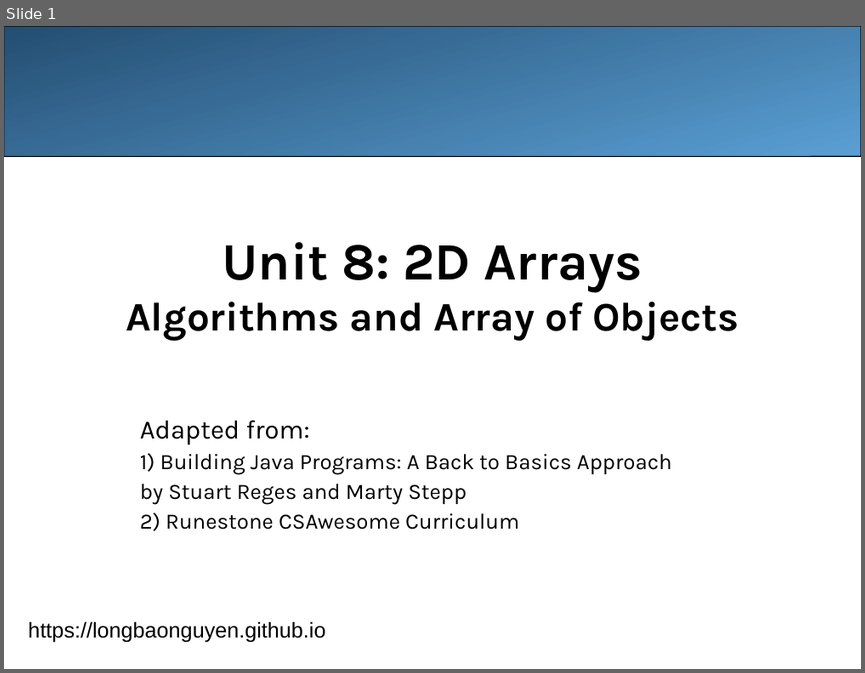
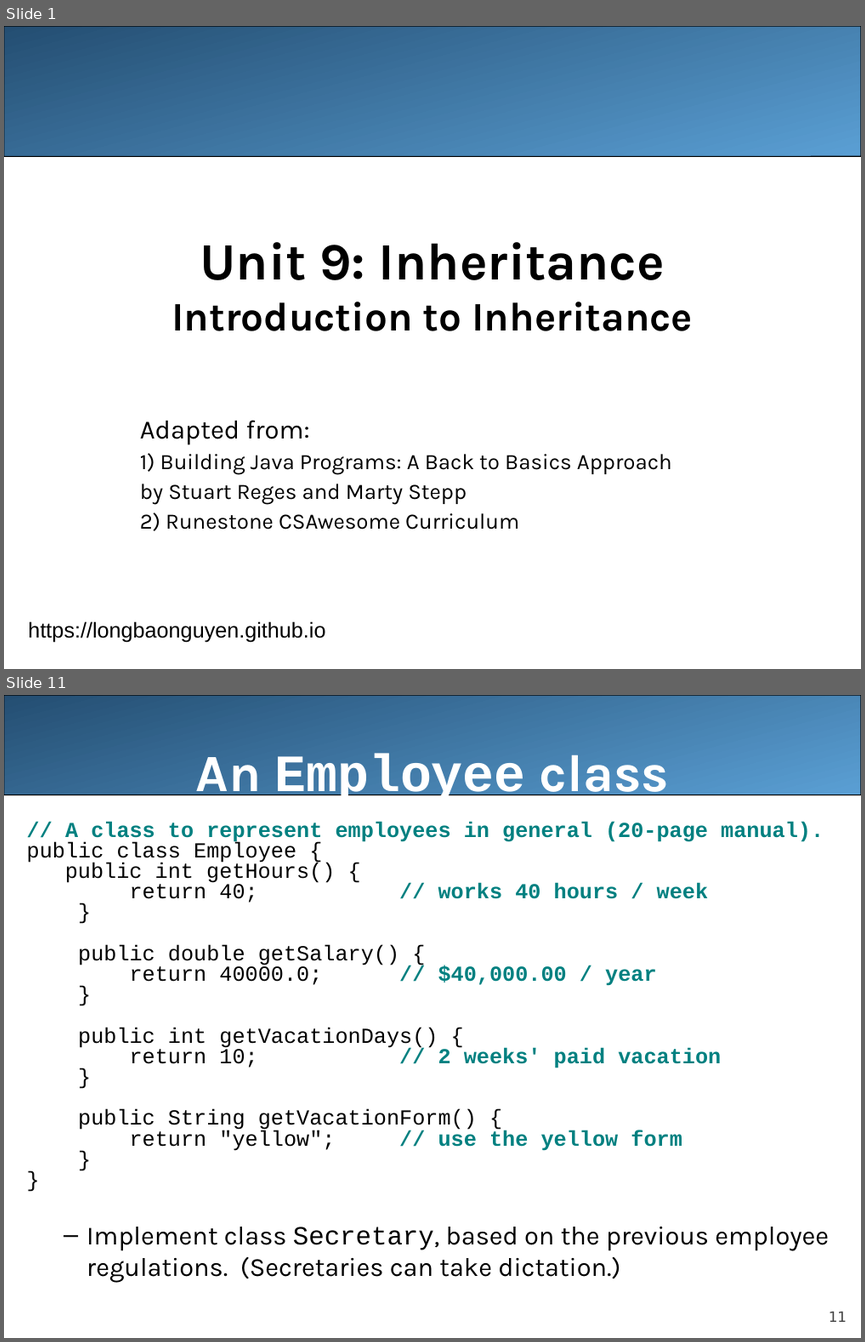
Before and after one commit to LongBaoNguyen/longbaonguyen.github.io, a slide deck: courses/apcsa/lecture21.ppt. Shown one above the other, each under a label of ours: slide 1 before the commit, slides 1 and 11 after it; the slides between them are not shown. The pictures are 865x673 and 865x1342 pixels, drawn with LibreOffice and Linux fonts; fonts in the diff are those of the drawing. Boxes give left, top, right and bottom in pixels: in the first picture for what was removed or moved away, otherwise in the second. Text is boxed around its words. In the diff, an @@ line names an element or a change of style, - is before the commit and + after.

```diff
--- a/courses/apcsa/lecture21.ppt
+++ b/courses/apcsa/lecture21.ppt
@@ slide 11 added at (x1=4, y1=695, x2=861, y2=1338), background #FFFFFF @@
@@ rounded rectangle added at (x1=4, y1=695, x2=861, y2=795), fill gradient #244E72 to #5A9FD4, outline #000000 0.74 pt @@
@@ title added at (x1=196, y1=754, x2=669, y2=805), 44 pt, text #FFFFFF, bold @@
+An Employee class
@@ text added at (x1=27, y1=821, x2=828, y2=1281), 18 pt, text #000000 @@
+// A class to represent employees in general (20-page manual).
+public class Employee {
+public int getHours() {
+return 40; // works 40 hours / week
+}
+public double getSalary() {
+return 40000.0; // $40,000.00 / year
+}
+public int getVacationDays() {
+return 10; // 2 weeks' paid vacation
+}
+public String getVacationForm() {
+return "yellow"; // use the yellow form
+}
+}
+  – Implement class Secretary, based on the previous employee regulations. (Secretaries can take dictation.)
@@ page number added at (x1=828, y1=1310, x2=846, y2=1321), 12 pt, text #424242 @@
+11
@@ slide 1 changed as well @@
@@ title at (x1=172, y1=242, x2=693, y2=331): text changed @@
-Unit 8: 2D Arrays
-Algorithms and Array of Objects
+Unit 9: Inheritance
+Introduction to Inheritance
```
Also in this commit, not shown: 24 other slides added, 24 slides removed, 21 other files.
